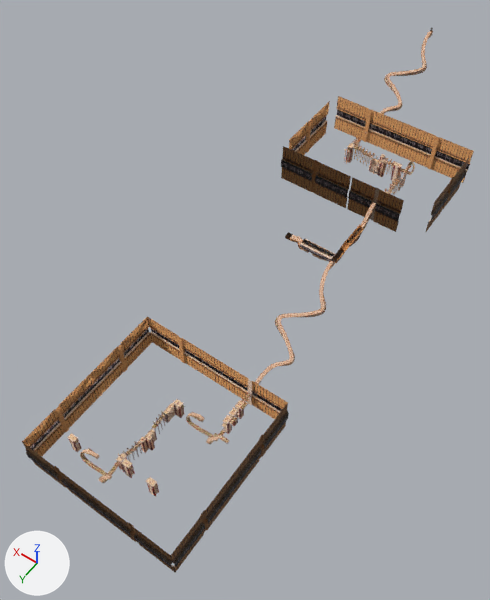
Two versions of the OBJ model NewSonicThing/res/Models/Levels/PyramidCave/PCnew.obj, one commit apart.
Before and after are seen from a 50 mm camera at (-9417.0, 27194.0, 16399.0) aimed at (-308.0, 14442.0, -3641.0). The lights are fixed; the arrows at lower left show +X, +Y and +Z. Where no turn or scale is listed for an object, it has been applied to the vertices. Vertices at the same position are counted once.

Objects in the first picture: 'PCnew'.
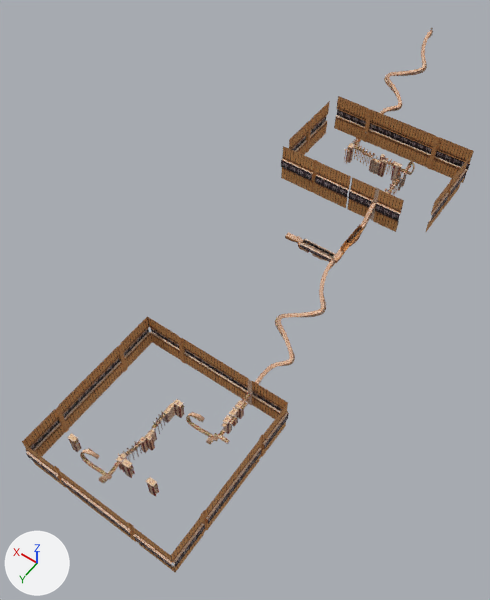
Location of each change, (x1, y1, x2, y2) in pixels of the pictures (490 x 600 px):
'PCnew', surface changed
    both: (22, 28, 474, 572)

The change, as a diff of the scene's bpy script:
```diff
--- a/NewSonicThing/res/Models/Levels/PyramidCave/PCnew.obj.py
+++ b/NewSonicThing/res/Models/Levels/PyramidCave/PCnew.obj.py
@@ me_pcnew @@
 me_pcnew.from_pydata(...)  # 22048 vertices, 37569 faces; spans x -4630.0..2070.0, y -50.0..23440.0, z -5020.0..350.0
 # used by ob_pcnew; location = (0.0, 0.0, 0.0)
+# me_pcnew part 1: the surface is now shaded flat
 me_pcnew.materials.append(mat_kd_pc_ami1_png)
```
